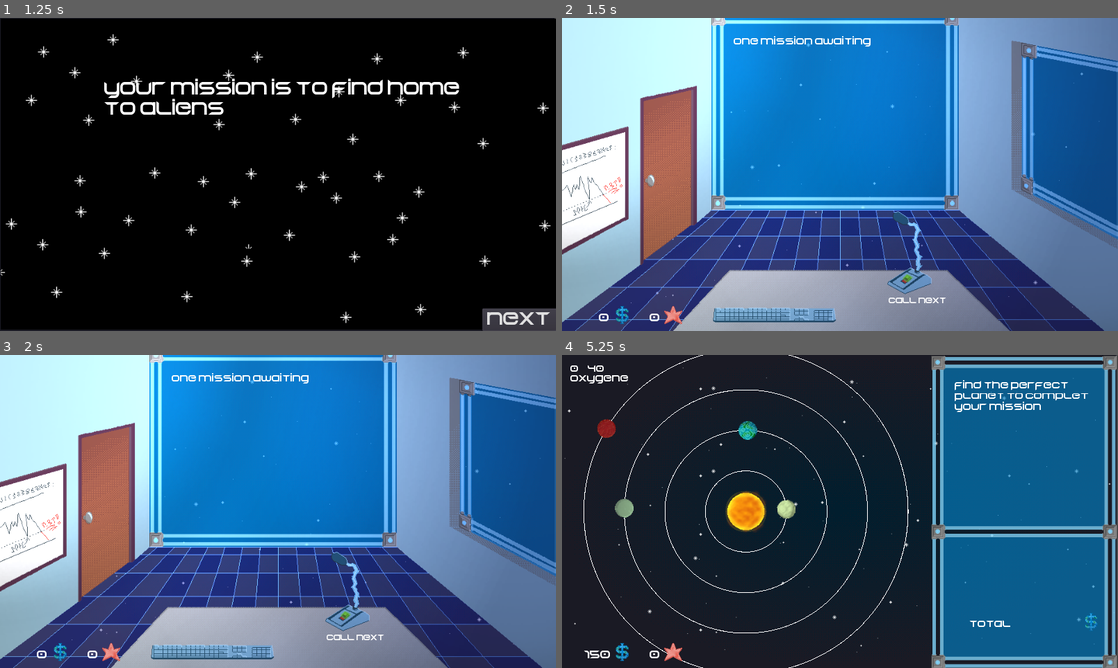
Above: before the commit, frames 1-4 (two rows, left to right).
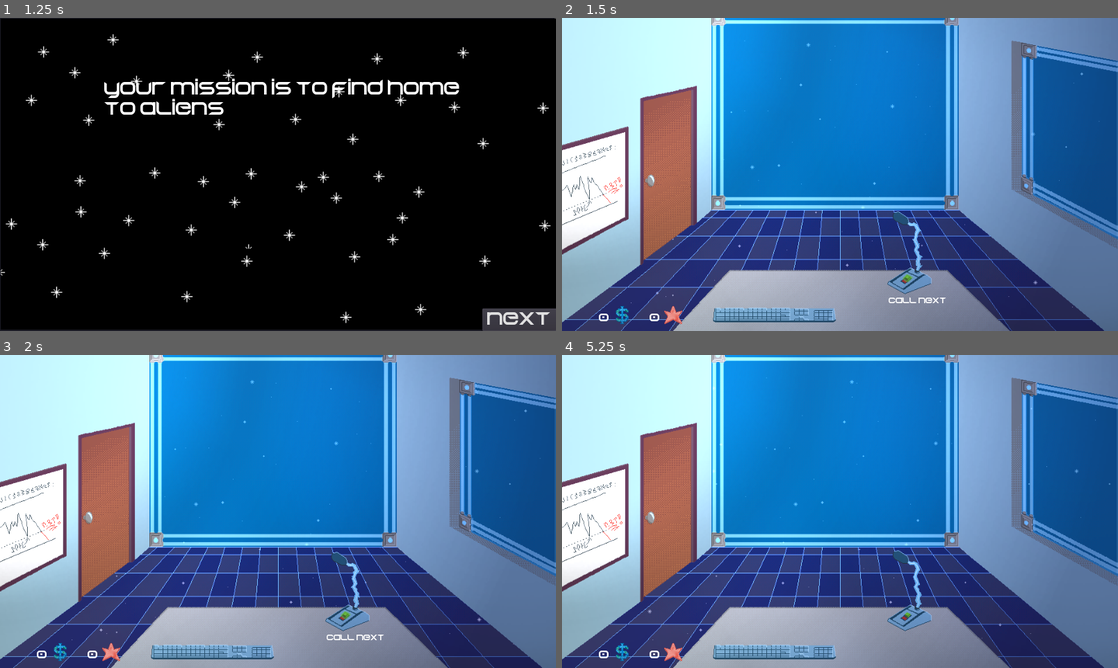
Above: after the commit, the same moments.

Repository: RyanHerb/-jubilant-octo-robot
Game: Godot game, scene res://Main.tscn
Same seed, same stepped clock (60 frames per second), same inputs: the game is played once before the commit and once after it.
Inputs (mouse positions are in pixels of both pictures, inside the frame that each line leads up to):
- Up to frame 1 (1.25 s): click "start" at 0.5 s
- Up to frame 2 (1.5 s): click "next" at 1.25 s
- Up to frame 3 (2 s): no input
- Up to frame 4 (5.25 s): drag from (912, 602) to (895, 442) at 2.02 s; click (767, 577) at 2.75 s, where only the run before the commit has a clickable "accept"; click (595, 417) at 3.5 s, where only the run before the commit has a clickable "show"; click (595, 417) at 4.25 s, where only the run before the commit has a clickable "hide"; click (823, 589) at 5 s, where only the run before the commit has a clickable "System"

Frame 1 is identical in both runs. In frame 2, 0.3% of the frame differs, in the area x 30-56%, y 5-10%; in frame 3, 0.3%; in frame 4, 94%, in the area x 0-100%, y 0-100%.
Error after the commit: Parse Error: The method "hide_all" isn't declared in the current class. (res://Mission.gd:118)

Commit message:
Alter hide mechanics
use hide and inheritance

Diff:
--- a/HUDBureau.gd
+++ b/HUDBureau.gd
@@ -1,7 +1,6 @@
 extends Node2D
 
 export (PackedScene) var Mission
-
 
 signal see_mission(text)
 signal see_missionIntro
@@ -43,10 +42,7 @@
 
 func hide_buttons():
 	$AffichMissionButton.hide()
-	#hide_money_prestige()
-	#$Objectifs.hide()
 	$FinishMissionButton.hide()
-	#$NewMission.hide()
 	$CallClient.hide()
 	$MissionWaitingLabel.hide()
 
@@ -75,7 +71,6 @@
 
 
 func _on_AffichMissionButton_pressed():
-	#$AffichMissionButton.hide()
 	if $AffichMissionButton.text == "show":
 		$AffichMissionButton.text = "hide"
 	else:
@@ -84,9 +79,7 @@
 
 func hide_mission_descr():
 	$CallClient.hide()
-#	$NewMission.hide()
 	$MissionWaitingLabel.hide()
-#	emit_signal("see_missionIntro")
 
 func _on_ToSystemButton_pressed():
 	$ToSystemButton.hide()
--- a/Main.gd
+++ b/Main.gd
@@ -16,7 +16,6 @@
 	$Office/HUDLayer/HUDOffice.connect("see_mission", mission, "show_text_mission")
 	$Office/HUDLayer/HUDOffice.connect("see_system", self, "go_to_system")
 	$System/HUDLayer/HUDSystem.connect("mission_finished", self, "mission_finished", [mission])
-	#$System/HUDLayer/HUDSystem.connect("mission_finished", mission, "show_ending_mission")
 	mission.connect("thanks_ended", self, "startTimer")
 	yield($EntreMissions, "timeout")
 	$EntreMissions.stop()
@@ -51,9 +50,8 @@
 	$Office/HUDLayer/HUDOffice.update_money(-text)
 	$System.hide()
 	$Office.show()
-	#$EntreMissions.start()
 	$Office/HUDLayer/HUDOffice.objectif_hide()
-	mission.show_ending_mission()
+	$EntreMissions.start()
 
 func end_game():
 	$System.hide()
@@ -66,14 +64,6 @@
 
 func startTimer():
 	$EntreMissions.start()
-
-#func _on_Office_mission_finished():
-#	$EntreMissions.start()
-
-
-#func _on_HUDSystem_mission_finished():
-#	$EntreMissions.start()
-#	$System.hide()
 
 func create_mission_1():
 	var mission = preload("res://Mission.tscn").instance()
--- a/Mission.gd
+++ b/Mission.gd
@@ -37,9 +37,10 @@
 
 # Called when the node enters the scene tree for the first time.
 func _ready():
-	hide_all()
+	hide()
 
-func hide_all():
+func hide():
+	.hide()
 	$Accepter.hide()
 	$Refuser.hide()
 	$Description.hide()
@@ -47,11 +48,15 @@
 	$Thanks.hide()
 	$CloseThanks.hide()
 
-func show_intro_mission():
+func show():
+	.show()
 	$Accepter.show()
+	#$Refuser.show()
 	$Description.show()
 	$Alien.show()
-	#$Refuser.show()
+
+func show_intro_mission():
+	self.show()
 
 func show_ending_mission():
 	$Alien.show()
@@ -100,7 +105,7 @@
 
 
 func _on_Accepter_pressed():
-	hide_all()
+	hide()
 	emit_signal("mission_accepte", self)
 
 
--- a/Office.gd
+++ b/Office.gd
@@ -22,7 +22,7 @@
 	$HUDLayer/HUDOffice.start_game()
 
 func init_HUD():
-	$HUDLayer/HUDOffice.hide_all()
+	$HUDLayer/HUDOffice.hide()
 
 func new_mission():
 	$Lamp.hide()
